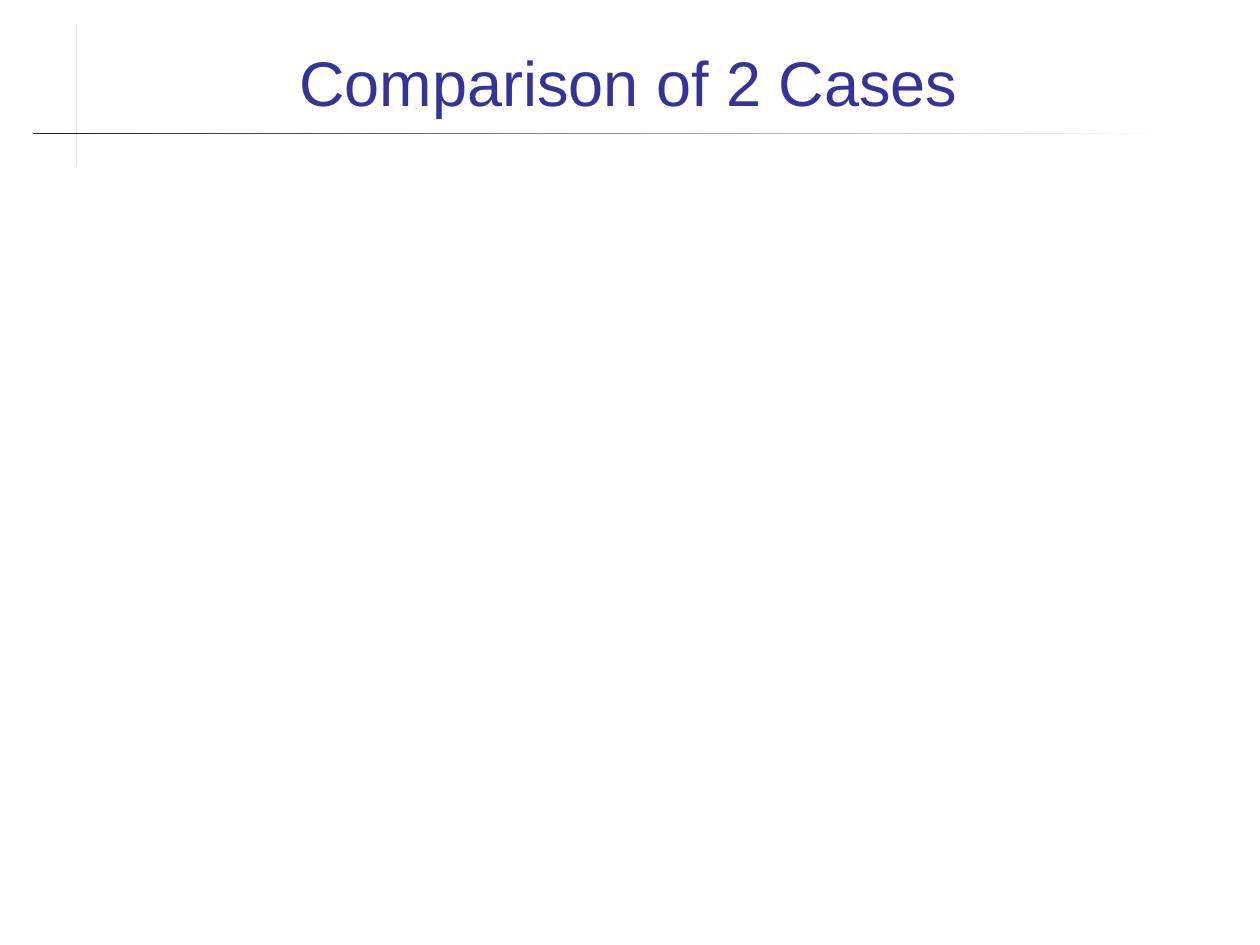
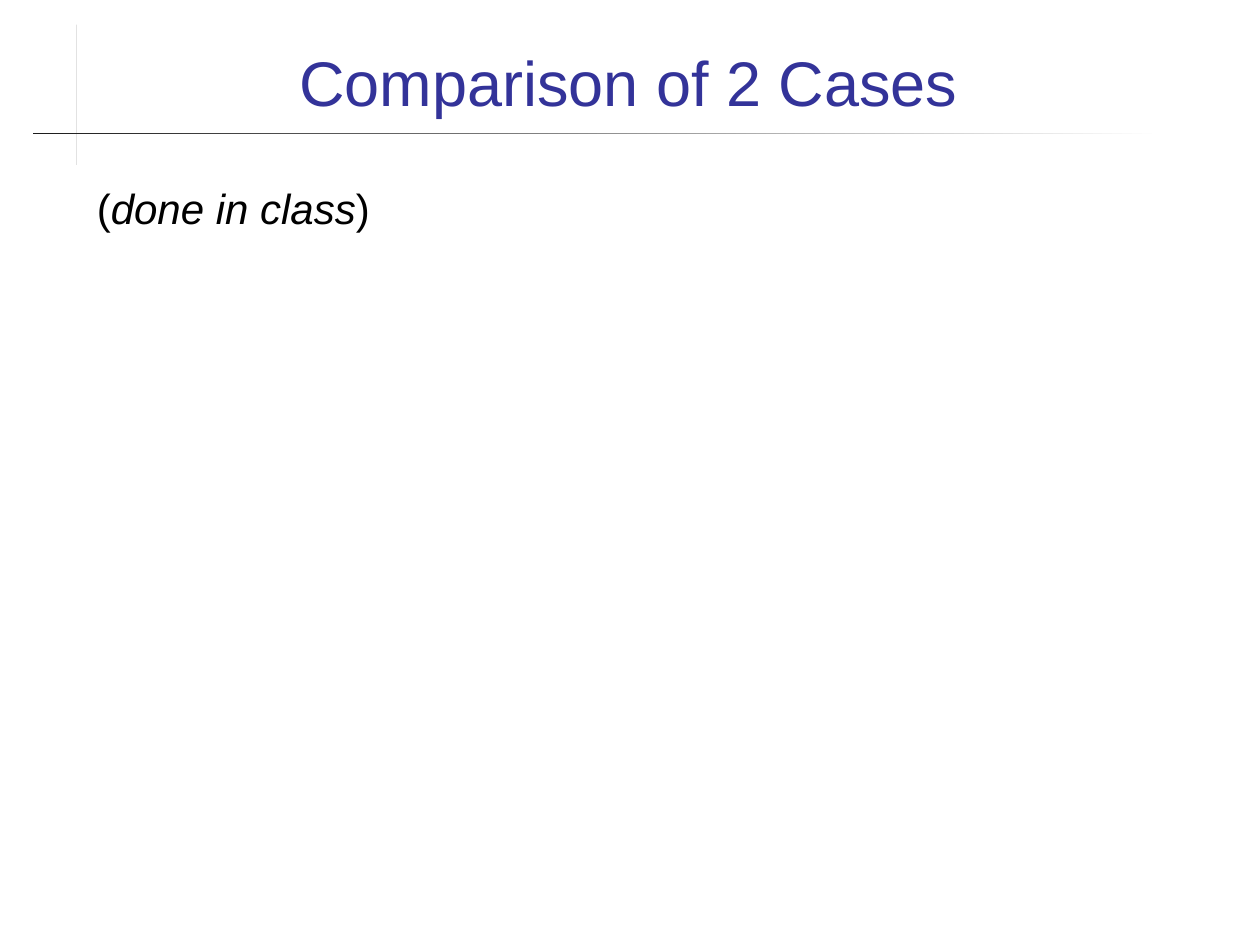
Before and after one commit to skeoop/skeoop.github.io, a slide deck: slide 13 of git/Using-Github.ppt (slide 12 before the commit). Drawn at 1260x945 pixels with LibreOffice and Linux fonts; fonts in the diff are those of the drawing. Boxes give left, top, right and bottom in pixels: in the first picture for what was removed or moved away, otherwise in the second. Text is boxed around its words. In the diff, an @@ line names an element or a change of style, - is before the commit and + after.

```diff
--- a/git/Using-Github.ppt
+++ b/git/Using-Github.ppt
@@ text added at [97,193,370,233], 24 pt, text #000000, italic @@
+(done in class)
```
Also in this commit, not shown: 12 other slides changed, 2 slides added, 12 other files.
